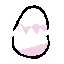
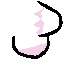
Layers edited between the first and the second 64px x 64px image:
added layer "Layer 9" in group "cracked" over [36, 1, 63, 41]
painted on "Layer 5" over [14, 2, 49, 37]
painted on "Layer 7" over [16, 4, 60, 35]
painted on "Layer 3" over [13, 1, 63, 37]
added layer "Layer 8" in group "cracked" over [14, 35, 50, 56]
